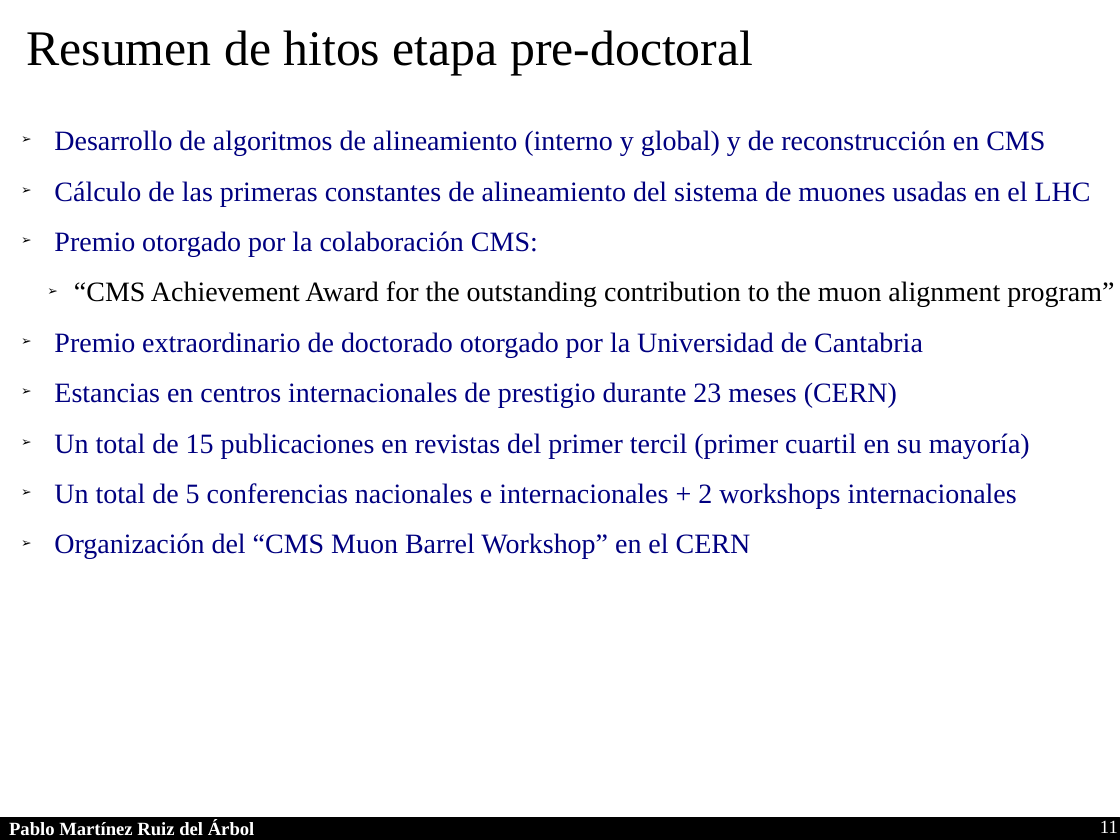
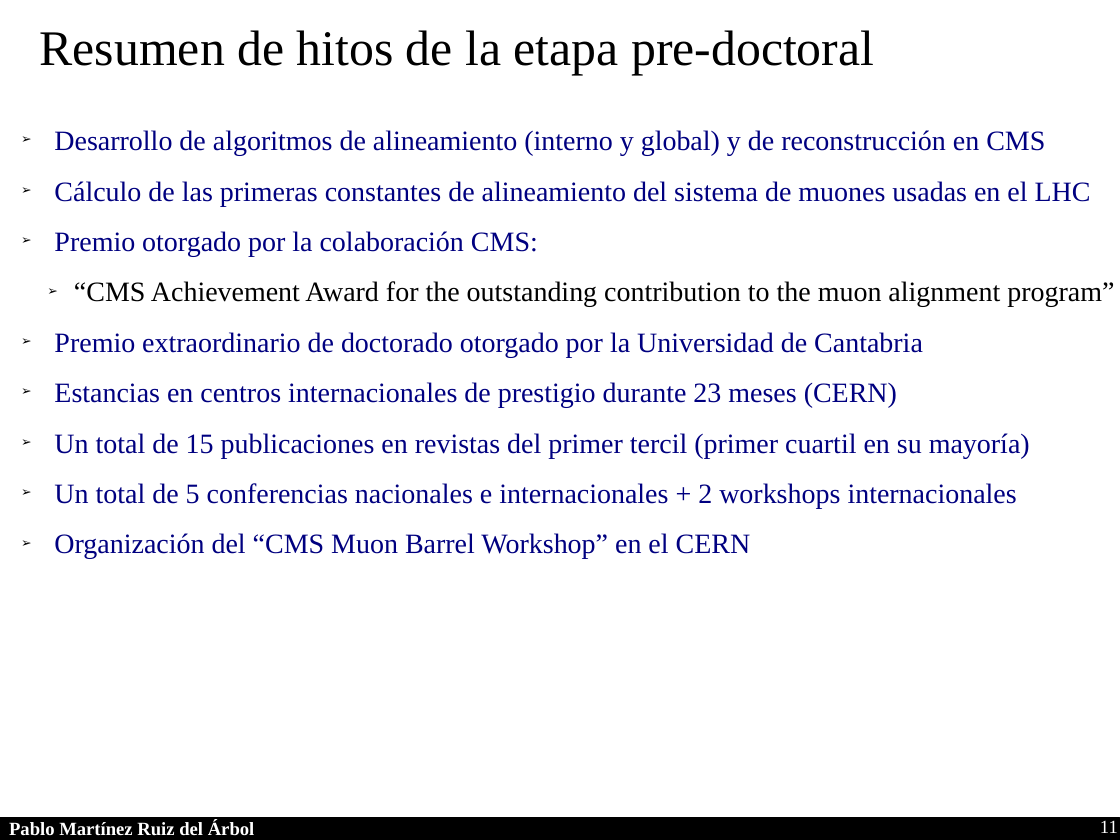
Before and after one commit to parbol/Plaza, a slide deck: slide 11 of Presentacion/Presentacion.odp. Drawn at 1120x840 pixels with LibreOffice and Linux fonts; fonts in the diff are those of the drawing. Boxes give left, top, right and bottom in pixels: in the first picture for what was removed or moved away, otherwise in the second. Text is boxed around its words. In the diff, an @@ line names an element or a change of style, - is before the commit and + after.

```diff
--- a/Presentacion/Presentacion.odp
+++ b/Presentacion/Presentacion.odp
@@ text at [40, 30, 874, 76]: text changed @@
-Resumen de hitos etapa pre-doctoral
+Resumen de hitos de la etapa pre-doctoral
```
Also in this commit, not shown: 1 other slide changed, 3 slides added, 1 slide removed.
